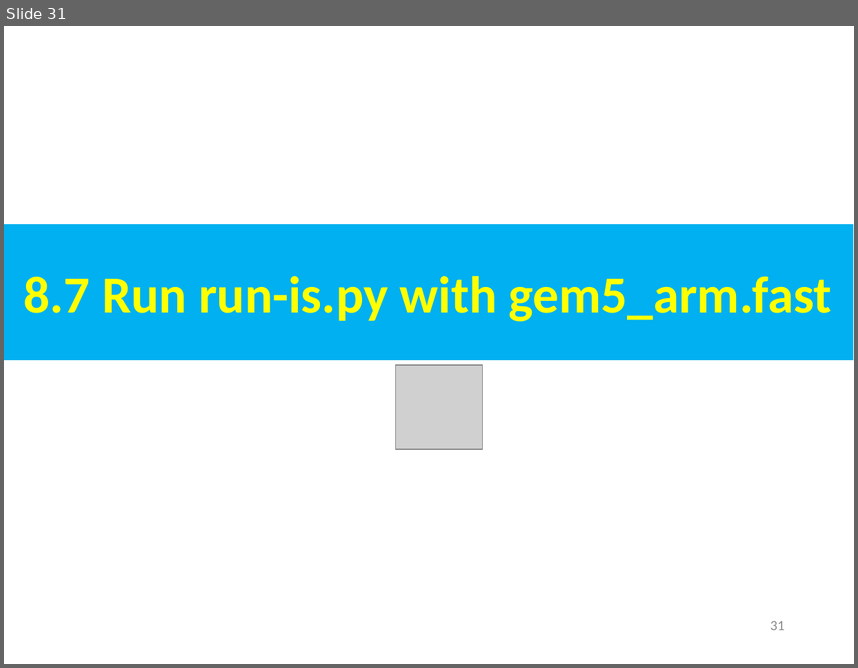
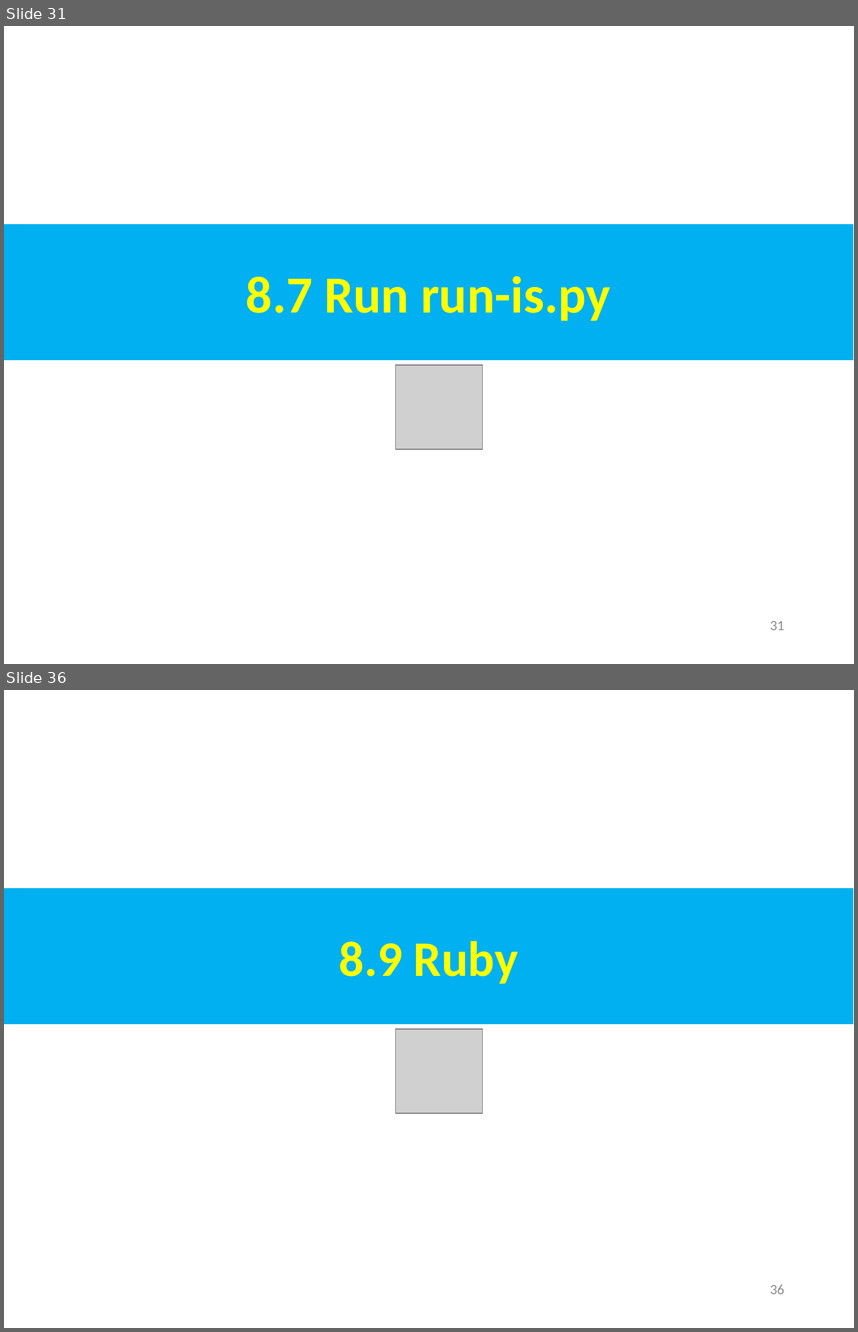
Before and after one commit to peterhchen/AIU_CS850_Gem5_McPAT, a slide deck: 050_Gem5/008.CacheMod/000_Video/008.CacheMod.ppt. Shown one above the other, each under a label of ours: slide 31 before the commit, slides 31 and 36 after it; the slides between them are not shown. The pictures are 858x668 and 858x1332 pixels, drawn with LibreOffice and Linux fonts; fonts in the diff are those of the drawing; grey boxes stand for pictures. Boxes give left, top, right and bottom in pixels: in the first picture for what was removed or moved away, otherwise in the second. Text is boxed around its words. In the diff, an @@ line names an element or a change of style, - is before the commit and + after.

```diff
--- a/050_Gem5/008.CacheMod/000_Video/008.CacheMod.ppt
+++ b/050_Gem5/008.CacheMod/000_Video/008.CacheMod.ppt
@@ slide 36 added at box(4, 690, 854, 1328), background #FFFFFF @@
@@ rectangle added at box(4, 888, 853, 1024), fill #00B0F0, 42 pt, text #FFFF00, bold @@
+8.9 Ruby
@@ picture added at box(396, 1029, 483, 1114) @@
@@ page number added at box(770, 1284, 784, 1294), 12 pt, text #8B8B8B @@
+36
@@ slide 31 changed as well @@
@@ text in rectangle at box(246, 276, 611, 321): text changed @@
-8.7 Run run-is.py with gem5_arm.fast
+8.7 Run run-is.py
```
Also in this commit, not shown: 3 other slides changed, 5 other slides added.
